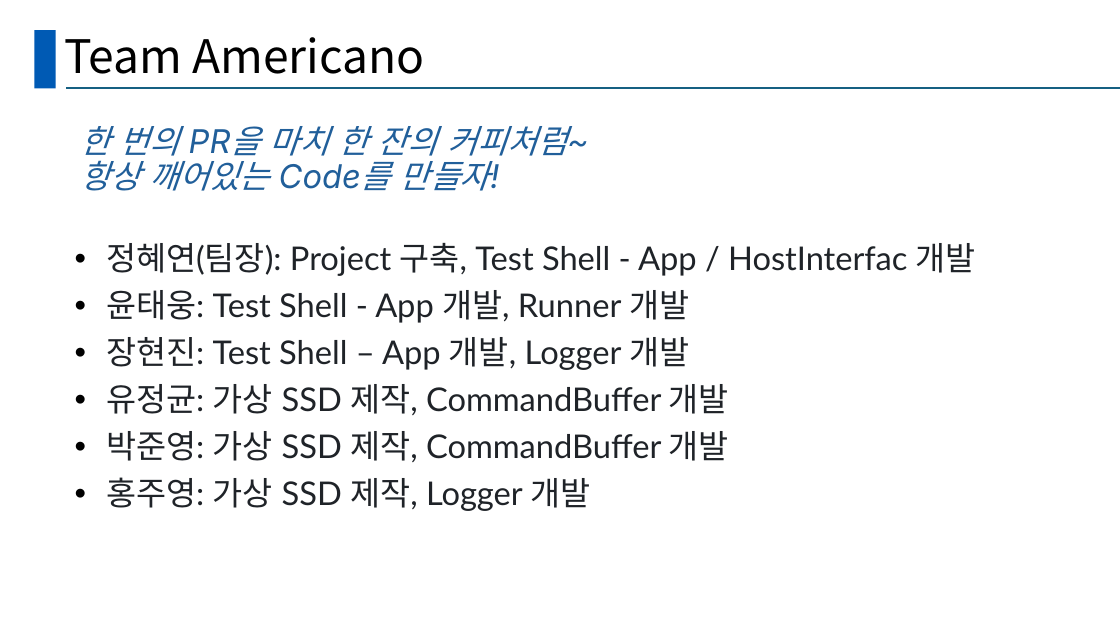
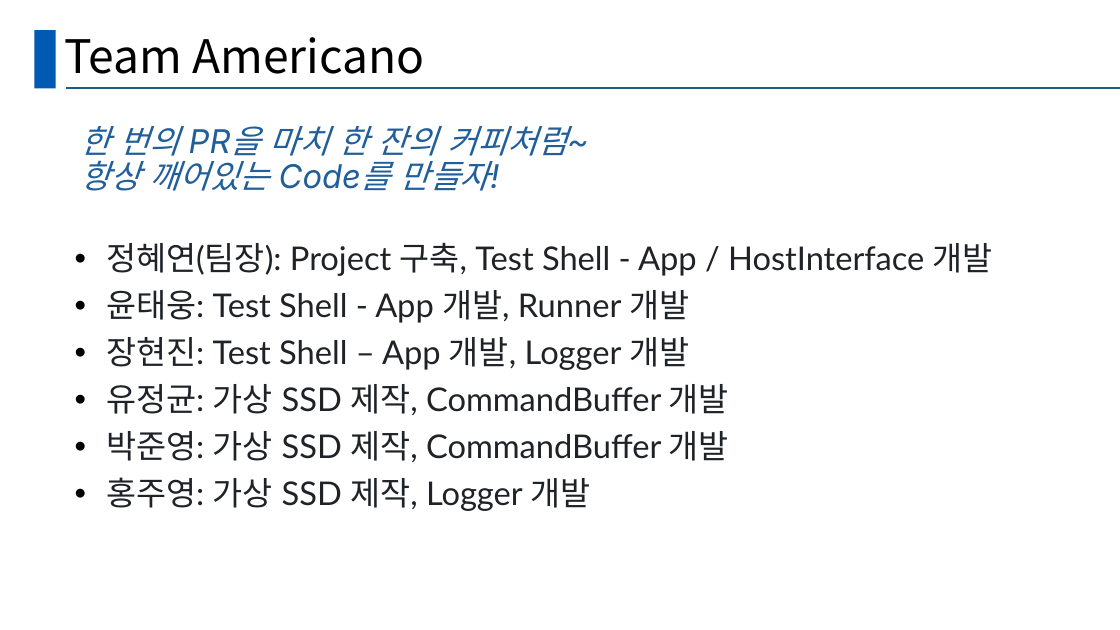
Before and after one commit to hy-ra-na/presentation_Americano, a slide deck: slide 3 of 발표양식.pptx. Drawn at 1120x630 pixels with LibreOffice and Linux fonts; fonts in the diff are those of the drawing. Boxes give left, top, right and bottom in pixels: in the first picture for what was removed or moved away, otherwise in the second. Text is boxed around its words. In the diff, an @@ line names an element or a change of style, - is before the commit and + after.

```diff
--- a/발표양식.pptx
+++ b/발표양식.pptx
@@ text at (106, 243, 993, 276): text changed @@
-• 정혜연(팀장): Project 구축, Test Shell - App / HostInterfac 개발
+• 정혜연(팀장): Project 구축, Test Shell - App / HostInterface 개발
```
Also in this commit, not shown: 1 other slide changed, 3 slides added, 2 slides removed.
